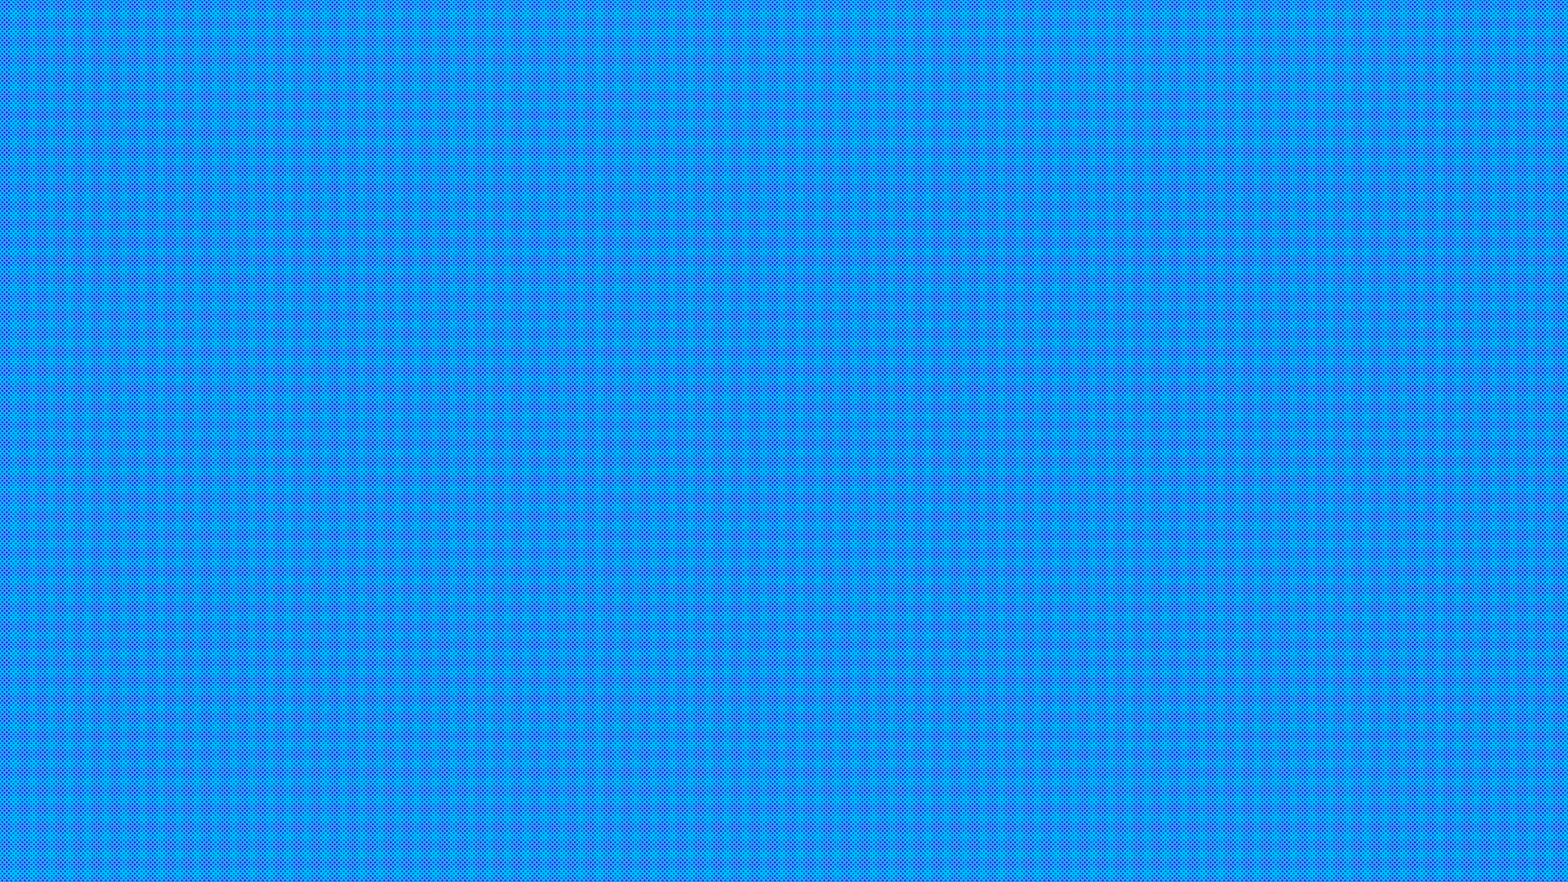
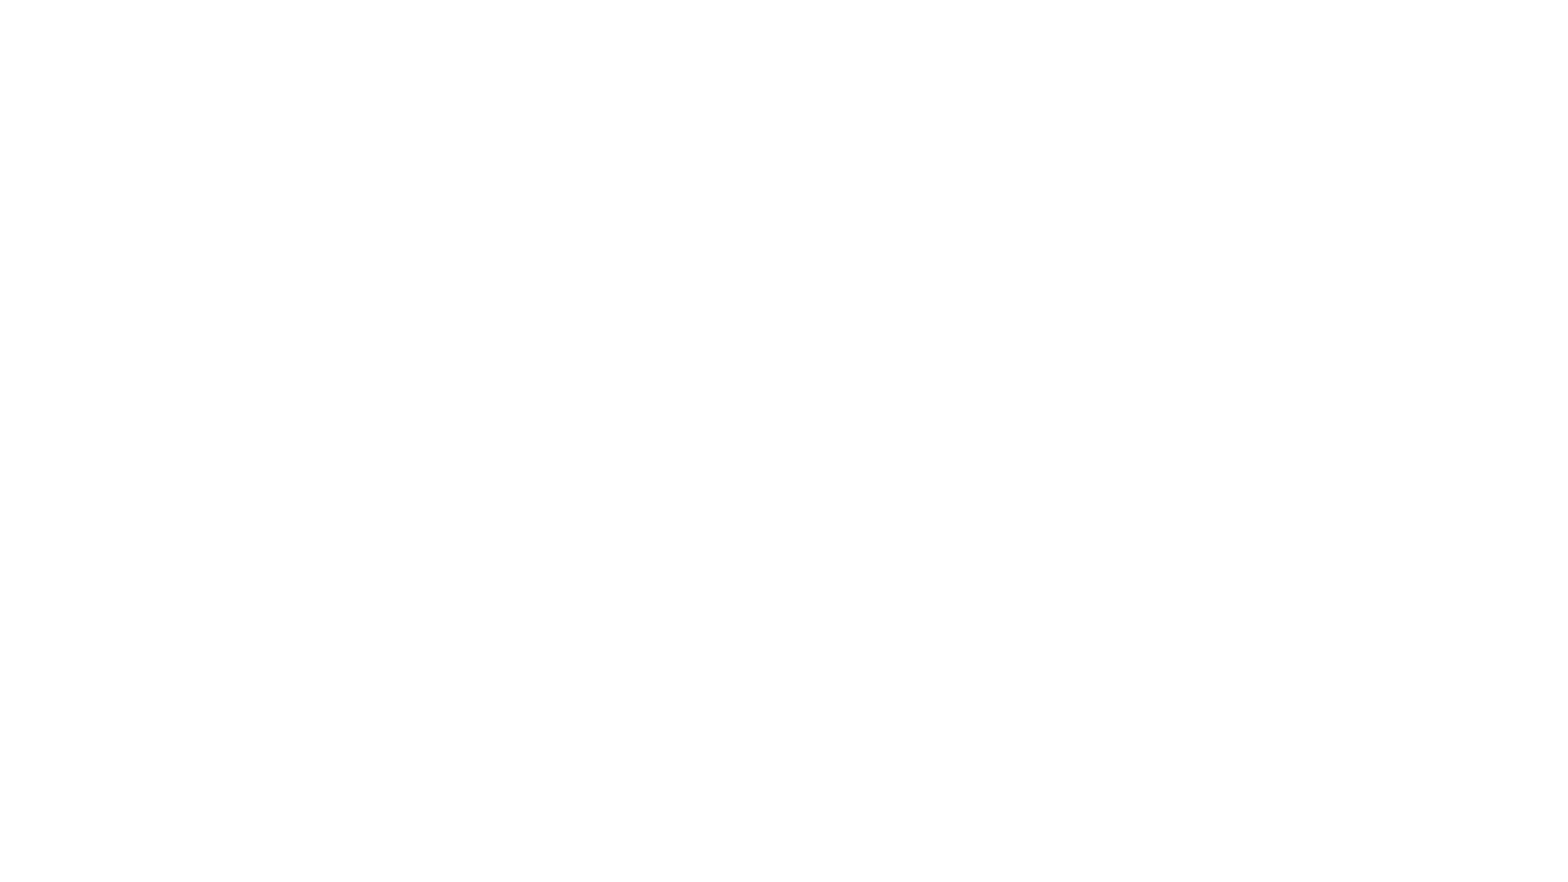
The second 1568 x 882 image is a revision of the first. Changes to its layers:
hid "UI-BG_LevelSelectMenu" over (x1=0, y1=0, x2=1568, y2=882)